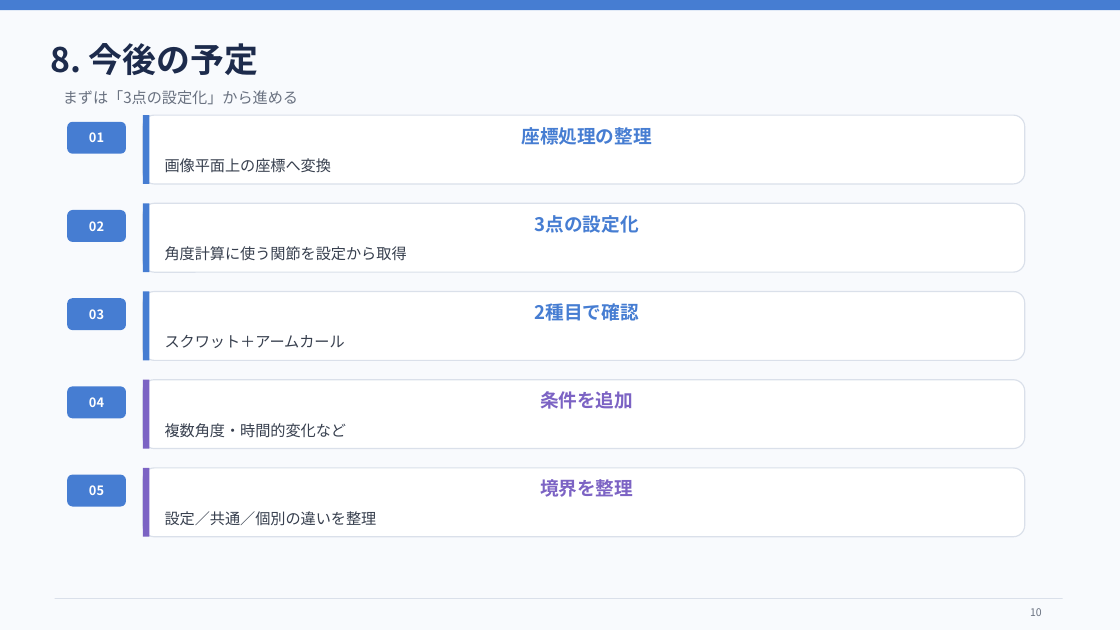
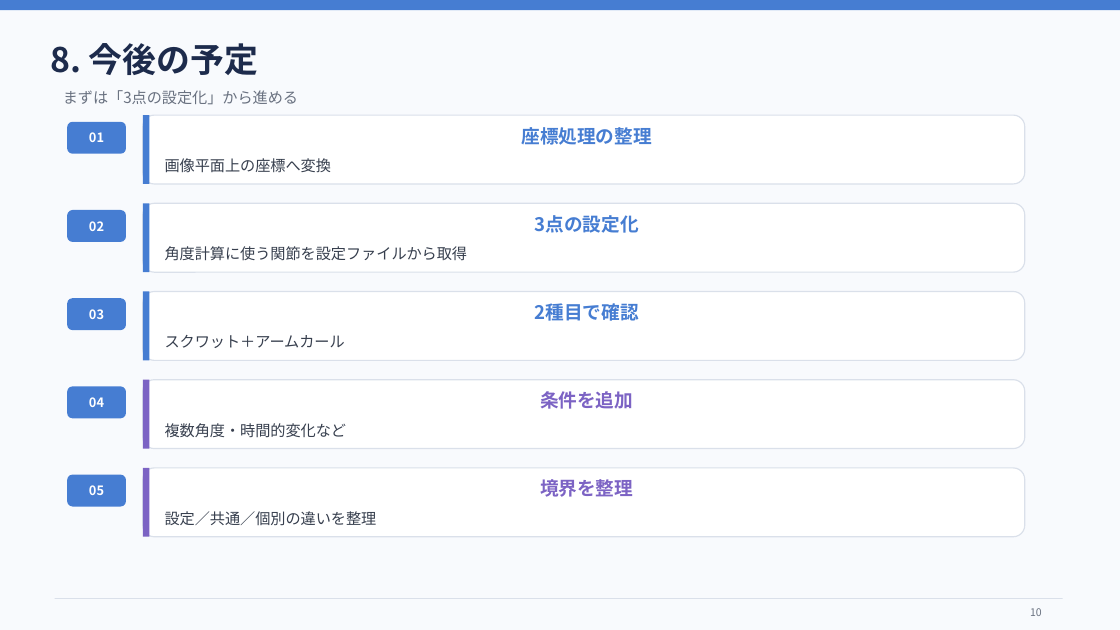
Before and after one commit to miyazawa-lab/syoudai-kenkyuusitu, a slide deck: slide 10 of matome/中間発表修正.pptx. Drawn at 1120x630 pixels with LibreOffice and Linux fonts; fonts in the diff are those of the drawing. Boxes give left, top, right and bottom in pixels: in the first picture for what was removed or moved away, otherwise in the second. Text is boxed around its words. In the diff, an @@ line names an element or a change of style, - is before the commit and + after.

```diff
--- a/matome/中間発表修正.pptx
+++ b/matome/中間発表修正.pptx
@@ text in rounded rectangle at box(165, 246, 468, 261): text changed @@
-角度計算に使う関節を設定から取得
+角度計算に使う関節を設定ファイルから取得
```
Also in this commit, not shown: 4 other slides changed, 3 other files.
